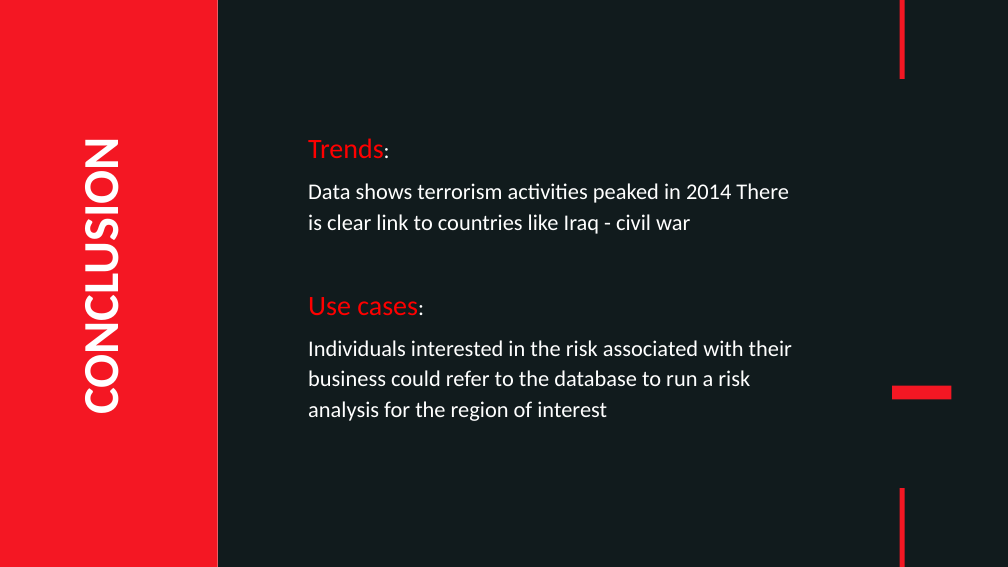
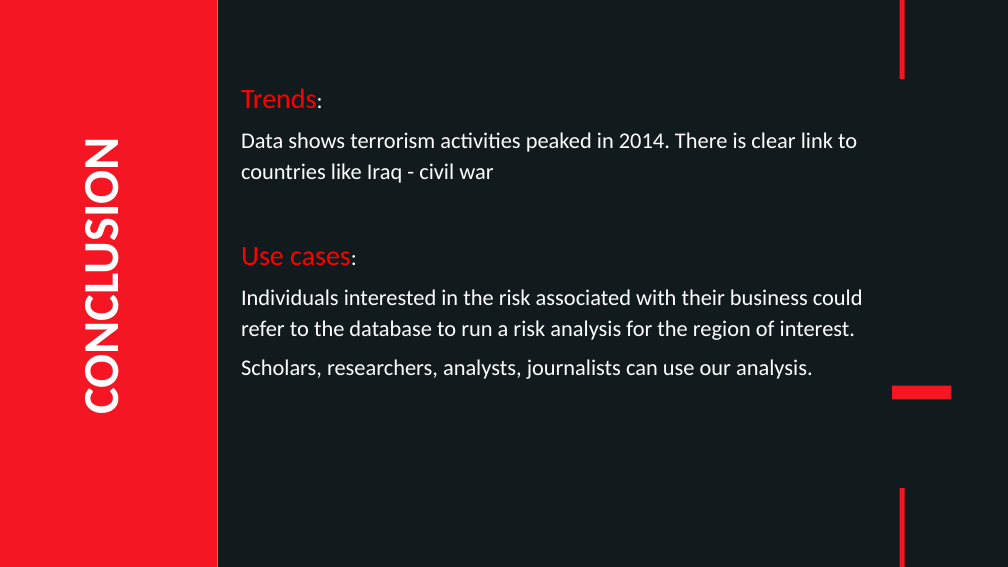
Before and after one commit to kanishk307/Global-Terrorism-Dataset-INFM600, a slide deck: slide 13 of Presentation/Abracadata - Final PPT.pptx. Drawn at 1008x567 pixels with LibreOffice and Linux fonts; fonts in the diff are those of the drawing. Boxes give left, top, right and bottom in pixels: in the first picture for what was removed or moved away, otherwise in the second. Text is boxed around its words. In the diff, an @@ line names an element or a change of style, - is before the commit and + after.

```diff
--- a/Presentation/Abracadata - Final PPT.pptx
+++ b/Presentation/Abracadata - Final PPT.pptx
@@ text "Trends:": place and size @@
-text "Trends:" at [308,138,792,421]
+text "Trends:" at [241,88,863,379]
@@ text at [241,132,857,183]: text changed @@
-Data shows terrorism activities peaked in 2014 There is clear link to countries like Iraq - civil war
+Data shows terrorism activities peaked in 2014. There is clear link to countries like Iraq - civil war
@@ text at [241,289,863,379]: text changed @@
-Individuals interested in the risk associated with their business could refer to the database to run a risk analysis for the region of interest
+Individuals interested in the risk associated with their business could refer to the database to run a risk analysis for the region of interest.
+Scholars, researchers, analysts, journalists can use our analysis.
```
Also in this commit, not shown: 4 other slides changed.
